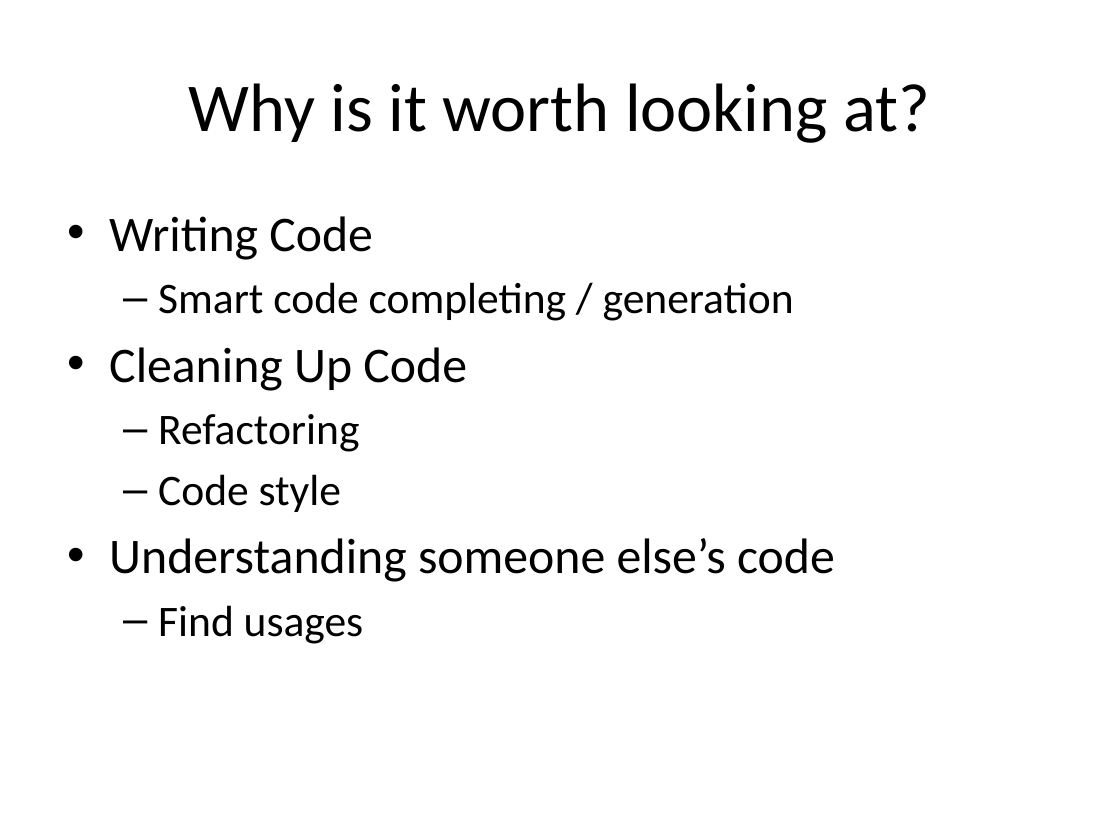
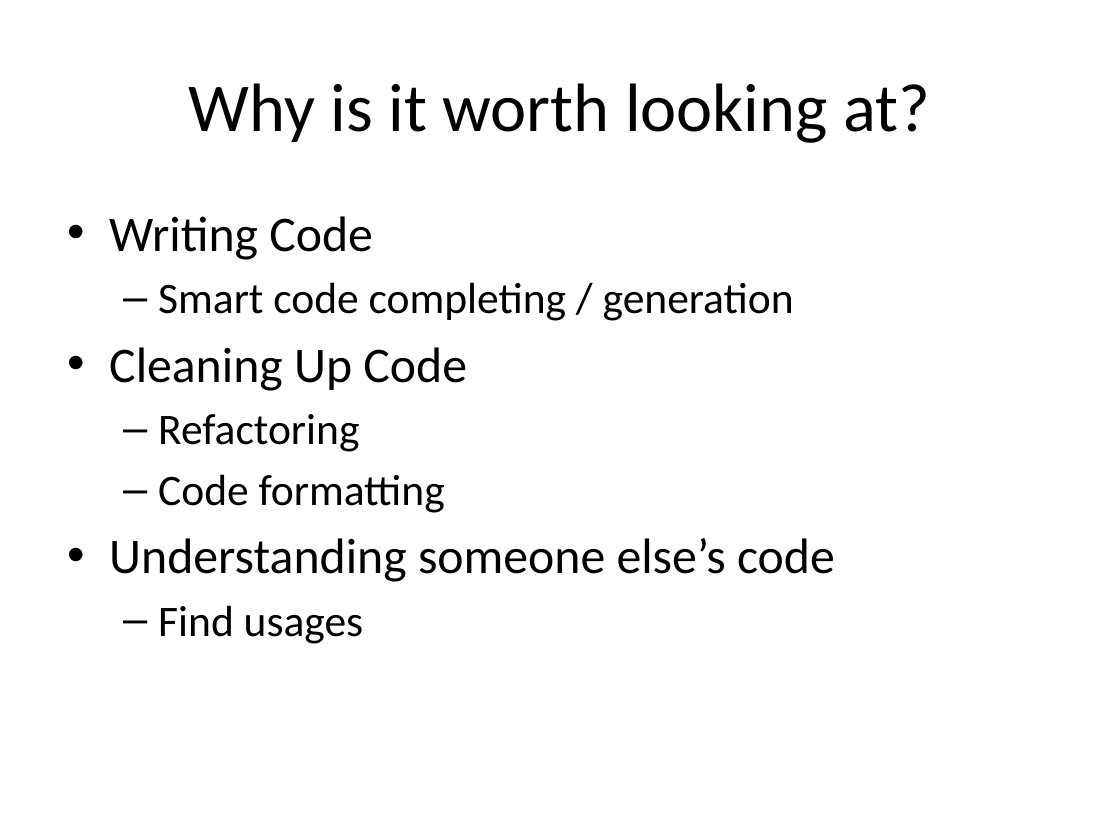
Before and after one commit to houseoflegend/iOSTipsAndTricks2012-03-20, a slide deck: slide 2 of Somya_Jain_AppCode.pptx. Drawn at 1120x840 pixels with LibreOffice and Linux fonts; fonts in the diff are those of the drawing. Boxes give left, top, right and bottom in pixels: in the first picture for what was removed or moved away, otherwise in the second. Text is boxed around its words. In the diff, an @@ line names an element or a change of style, - is before the commit and + after.

```diff
--- a/Somya_Jain_AppCode.pptx
+++ b/Somya_Jain_AppCode.pptx
@@ text at bbox=[158, 474, 445, 513]: text changed @@
-  – Code style
+  – Code formatting
```
Also in this commit, not shown: 3 other slides changed.
